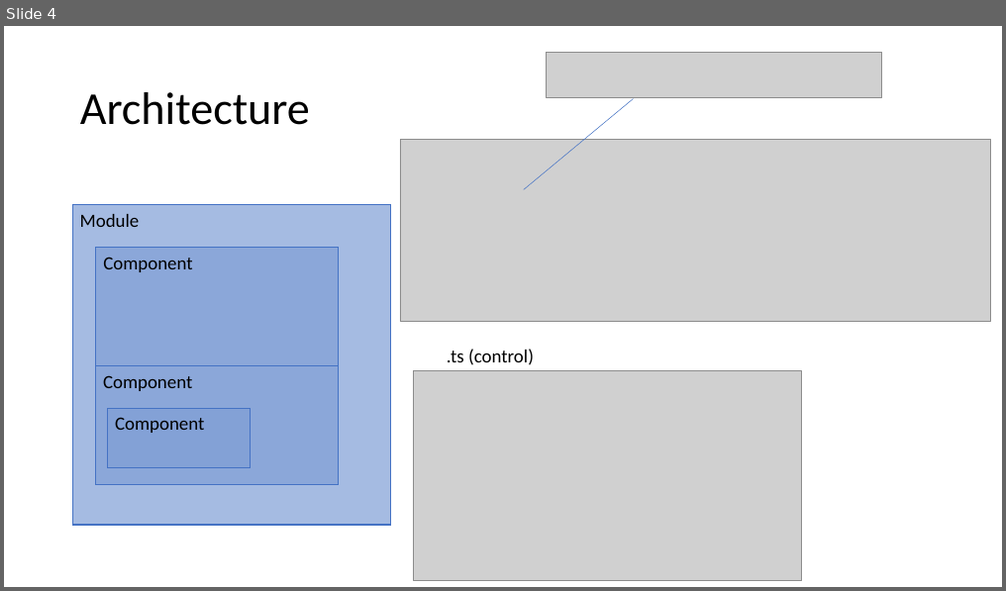
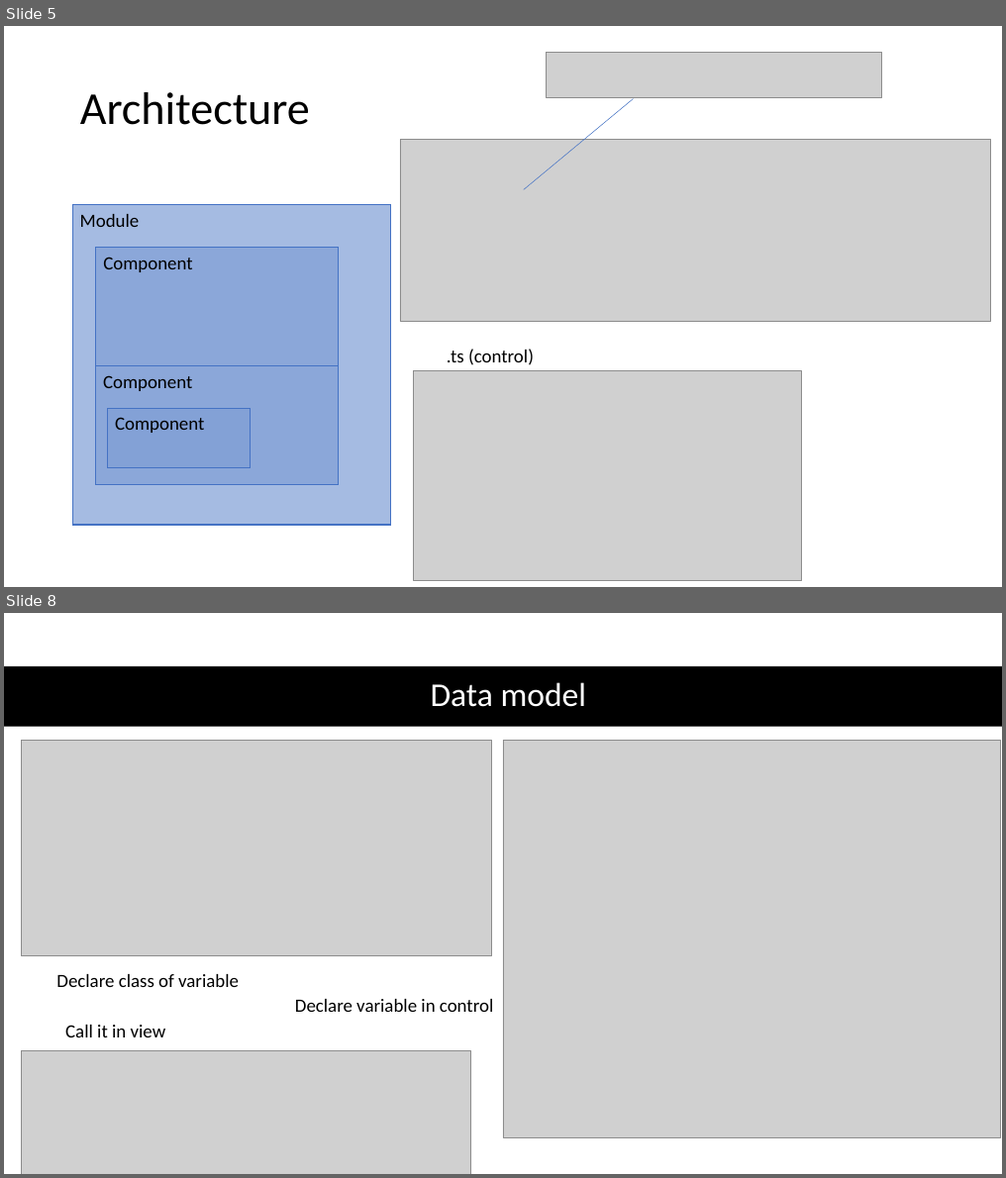
Before and after one commit to talyaron/full-stack, a slide deck: PWA/Angular/Angular.pptx. Shown one above the other, each under a label of ours: slide 4 before the commit, slides 5 and 8 after it; the slides between them are not shown. The pictures are 1006x591 and 1006x1178 pixels, drawn with LibreOffice and Linux fonts; fonts in the diff are those of the drawing; grey boxes stand for pictures. Boxes give left, top, right and bottom in pixels: in the first picture for what was removed or moved away, otherwise in the second. Text is boxed around its words. In the diff, an @@ line names an element or a change of style, - is before the commit and + after.

```diff
--- a/PWA/Angular/Angular.pptx
+++ b/PWA/Angular/Angular.pptx
@@ slide 8 added at <box>4,613,1002,1174</box>, background #FFFFFF @@
@@ rectangle added at <box>4,666,1002,727</box>, fill #000000 @@
@@ title added at <box>431,682,587,707</box>, 32 pt, text #FFFFFF @@
+Data model
@@ picture added at <box>21,740,491,956</box> @@
@@ picture added at <box>503,740,1000,1138</box> @@
@@ text added at <box>56,974,239,987</box>, 18 pt, text #000000 @@
+Declare class of variable
@@ text added at <box>65,1025,166,1038</box>, 18 pt, text #000000 @@
+Call it in view
@@ text added at <box>295,999,493,1012</box>, 18 pt, text #000000 @@
+Declare variable in control
@@ picture added at <box>21,1052,471,1174</box> @@
@@ what was slide 4 is now slide 5 @@
```
Also in this commit, not shown: 6 other slides added, 1 slide removed, 4 other files.
